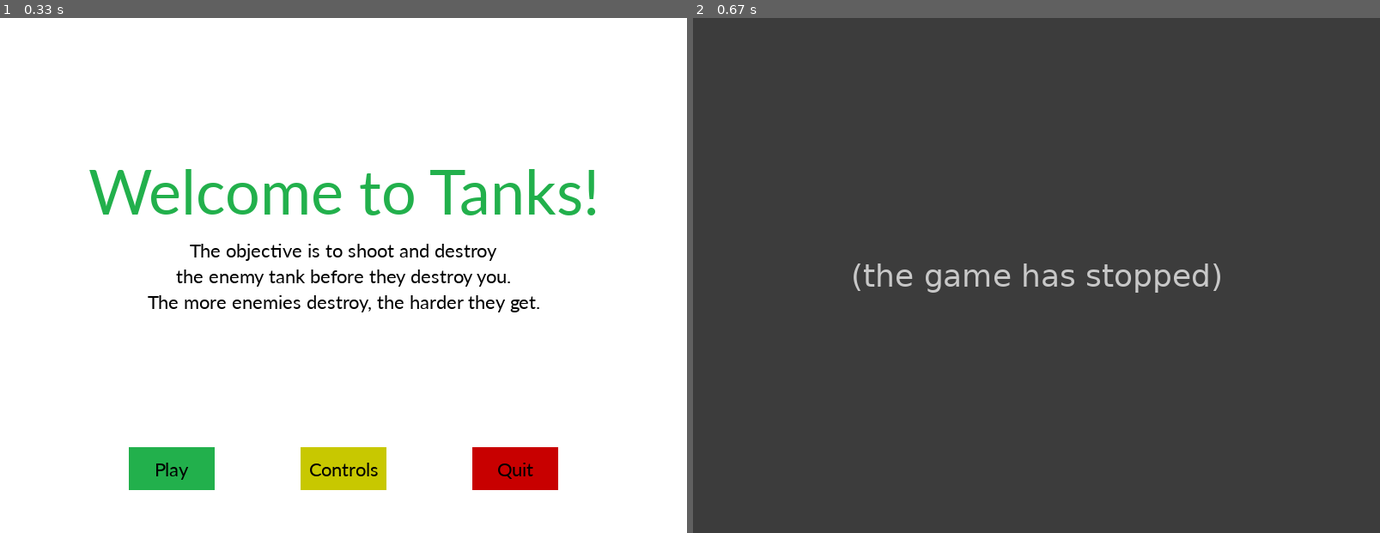
Above: before the commit, frames 1-2 (left to right).
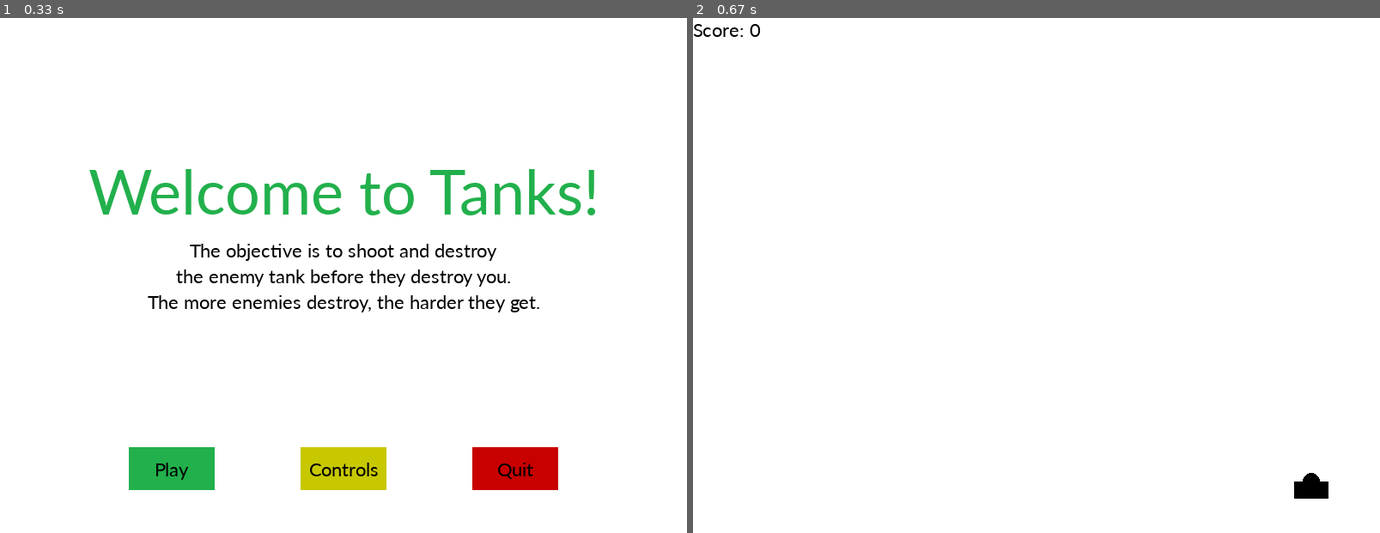
Above: after the commit, the same moments.

Repository: JAKeijzer96/pygame-tutorial
Game: pygame game, started from tutorial.py
The game is run twice, just before and just after one commit, with the same random seed, the same clock (stepped at 60 frames per second) and the same inputs.
Inputs:
- Up to frame 1 (0.33 s): no input
- Up to frame 2 (0.67 s): tap C at 0.33 s

Frame 1 is identical in both runs. In frame 2, 100% of the frame differs, in the area x 0-100%, y 0-100%.
Before the commit the program exited at 0.4 s; later frames show no game.

Commit message:
Tutorial 53, 54: Drawing the tank turret and body

Diff:
--- a/tutorial.py
+++ b/tutorial.py
@@ -13,8 +13,6 @@
 YELLOW = (200, 200, 0)
 LIGHT_YELLOW = (255, 255, 0)
 
-
-
 display_width = 800
 display_height = 600
 
@@ -25,6 +23,10 @@
 clock = pg.time.Clock() # pg clock object used to set fps
 fps = 15
 
+main_tank_x = int(display_width * 0.9)
+main_tank_y = int(display_height * 0.9)
+tank_width = 40
+tank_height = 20
 
 smallfont = pg.font.SysFont("calibri", 25) # size 25
 medfont = pg.font.SysFont("comicsansms", 50) # size 25
@@ -40,7 +42,7 @@
                 exit()
             if event.type == pg.KEYDOWN:
                 if event.key == pg.K_c:
-                    intro = False
+                    game_loop()
                 if event.key == pg.K_q:
                     pg.quit()
                     exit()
@@ -112,6 +114,13 @@
 
         pg.display.update()
         clock.tick(15) # no need for high fps, just dont make the delay on keydown too long
+
+def tank(x,y):
+    x, y = int(x), int(y)
+    pg.draw.circle(program_surface, BLACK, (x, y), tank_height//2)
+    pg.draw.rect(program_surface, BLACK, (x-tank_width//2, y, tank_width, tank_height))
+
+
 
 def text_objects(text, color, size):
     if size == "small":
@@ -188,7 +197,7 @@
 
 
         program_surface.fill(WHITE)
-
+        tank(main_tank_x, main_tank_y)
         print_score(score)
         pg.display.update()
 
